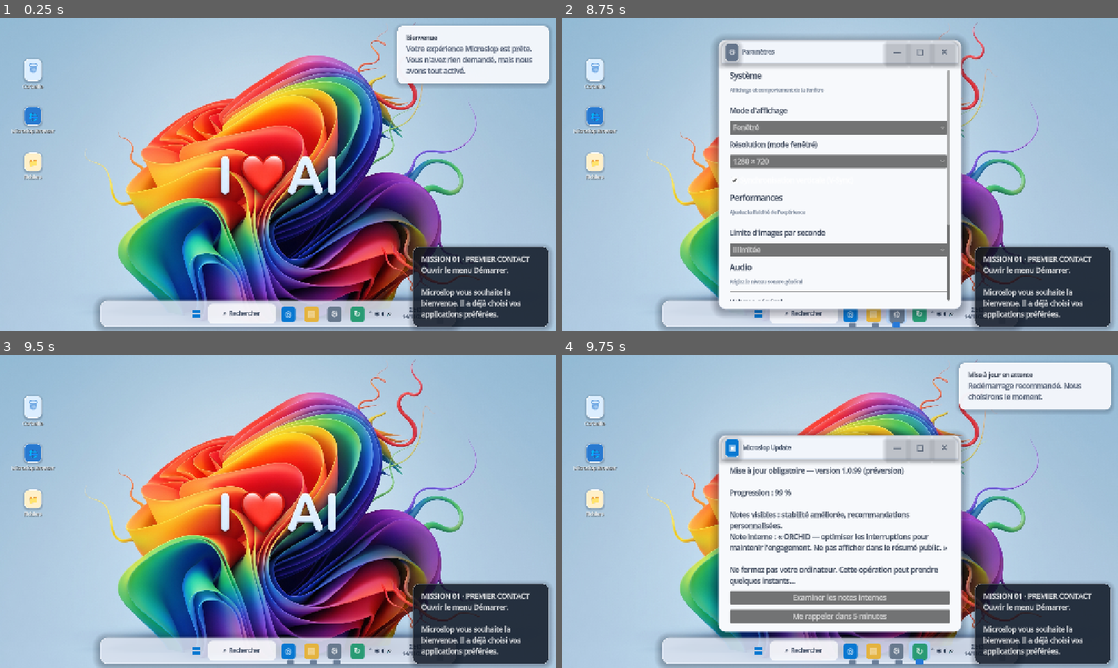
Above: before the commit, frames 1-4 (two rows, left to right).
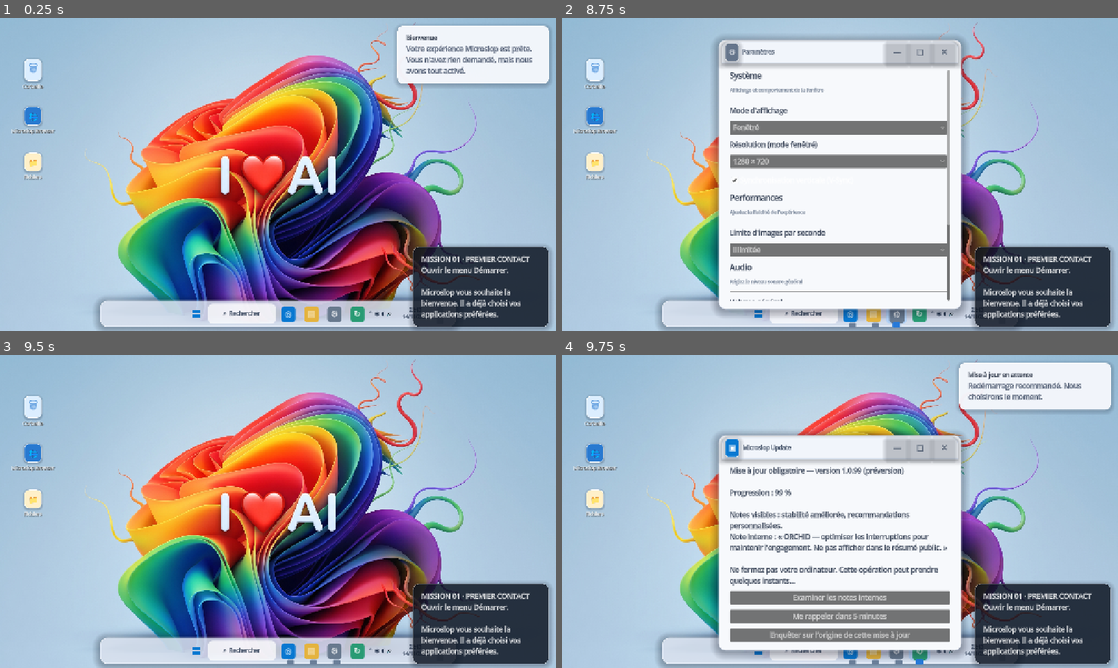
Above: after the commit, the same moments.

Repository: Likounsee/Microslop-Experience
Game: Godot game, scene res://scenes/desktop.tscn
Two runs of this game, one before a commit and one after it. Both use one fixed random seed, a clock stepped at 60 frames per second and the inputs below.
Inputs (mouse positions are in pixels of both pictures, inside the frame that each line leads up to):
- Up to frame 1 (0.25 s): no input
- Up to frame 2 (8.75 s): click (595, 74) at 0.52 s; click (595, 121) at 1.27 s; click (595, 168) at 2.02 s; click "⌕ Rechercher" at 2.75 s; click "—" at 3.5 s; click (851, 312) at 4.27 s; click "—" at 5 s; click (873, 312) at 5.77 s; click (967, 96) at 6.52 s; type "12" at 6.6 s; click "—" at 7.25 s; click (895, 312) at 8.02 s
- Up to frame 3 (9.5 s): click "—" at 8.75 s
- Up to frame 4 (9.75 s): click (917, 649) at 9.52 s

Frames 1-3 are identical in both runs. In frame 4, 3.7% of the frame differs, in the area x 27-73%, y 86-97%.

Commit message:
Add playable ORCHID update deployment investigation

Diff:
--- a/scripts/desktop.gd
+++ b/scripts/desktop.gd
@@ -3980,7 +3980,120 @@
 		)
 		content.add_child(later)
 
+		var history := Button.new()
+		history.text = "Enquêter sur l’origine de cette mise à jour"
+		history.pressed.connect(_open_orchid_deployment_history)
+		content.add_child(history)
+
 	_show_notification("Mise à jour en attente", "Redémarrage recommandé. Nous choisirons le moment.")
+
+
+## The player can investigate how an unreleased developer build reached their machine.
+func _open_orchid_deployment_history() -> void:
+	var app := _open_window("Historique de déploiement — dossier confidentiel", "ENQUÊTE LOCALE · JOURNAL DE MISE À JOUR", Vector2(700, 520))
+	var content := _get_window_content(app)
+	if content == null:
+		return
+	while content.get_child_count() > 0:
+		var old_child := content.get_child(0)
+		content.remove_child(old_child)
+		old_child.queue_free()
+	_render_deployment_stage(app, 0)
+
+
+func _render_deployment_stage(app: Control, stage: int) -> void:
+	var content := _get_window_content(app)
+	if content == null:
+		return
+	while content.get_child_count() > 0:
+		var old_child := content.get_child(0)
+		content.remove_child(old_child)
+		old_child.queue_free()
+
+	var headings := [
+		"ÉTAPE 1/4 — LE CANAL",
+		"ÉTAPE 2/4 — L’INSTALLATION",
+		"ÉTAPE 3/4 — LE LENDEMAIN",
+		"ÉTAPE 4/4 — QUI A AUTORISÉ ÇA ?"
+	]
+	var narratives := [
+		"Journal Update · 02:13\nCanal reçu : DEV_RING_INTERNAL\nCanal attendu pour cet appareil : STABLE\nSignature : valide. Approbation de diffusion : champ absent.\n\nLe paquet est signé par Microslop, mais il vient d’un canal réservé aux équipes de développement. Une signature valide prouve qui a produit le paquet, pas que sa diffusion était autorisée.",
+		"Journal Update · 02:14\nPaquet : experience-orchid-preview\nVersion : 0.9.17-dev (non destinée au public)\nRègle de déploiement : « test progressif — groupe interne »\nCible détectée : appareil utilisateur, canal stable.\n\nLe programme d’installation indique qu’il a suivi une règle automatique. Il n’indique pas qui a modifié la règle ni si quelqu’un a forcé ce déploiement.",
+		"Journal de session · 08:06\n« Optimisations de confort appliquées. »\nNouveaux composants : Experience Relevance Service, Notification Timing Preview.\n\nÀ 08:11, une notification affirme que 18 fichiers ont été analysés. Le dossier Documents paraît pourtant vide. Le compteur peut provenir d’un événement de test, mais le système le présente comme un résultat réel.",
+		"Note interne · accès restreint\n« Le build 0.9.17-dev ne doit pas quitter le groupe de test avant validation de l’expérience. »\nNote ajoutée après installation : « Ne pas désinstaller automatiquement avant analyse des métriques de retour. »\n\nLa première phrase prouve qu’une restriction existait. La seconde suggère qu’après le déploiement, quelqu’un a préféré observer le comportement plutôt que retirer le programme. Aucun nom individuel n’apparaît."
+	]
+	var heading := Label.new()
+	heading.text = headings[stage]
+	heading.add_theme_font_size_override("font_size", 17)
+	heading.add_theme_color_override("font_color", Color("24344d"))
+	content.add_child(heading)
+
+	var body := Label.new()
+	body.text = narratives[stage]
+	body.autowrap_mode = TextServer.AUTOWRAP_WORD_SMART
+	body.size_flags_vertical = Control.SIZE_EXPAND_FILL
+	body.add_theme_color_override("font_color", Color("263247"))
+	content.add_child(body)
+
+	if stage < 3:
+		var prompts := [
+			"Que faites-vous de la différence entre les canaux ?",
+			"Comment interprétez-vous cette installation ?",
+			"Quelle trace voulez-vous suivre ?"
+		]
+		var options := [
+			["Vérifier le canal stable attendu", "Faire confiance à la signature valide", "Ignorer l’avertissement de canal"],
+			["Noter une erreur de configuration possible", "Conclure à une installation volontaire", "Ne rien conclure sans le journal d’approbation"],
+			["Comparer la notification avec les fichiers", "Accepter le compteur comme preuve", "Chercher le composant de notification"]
+		]
+		var question := Label.new()
+		question.text = prompts[stage]
+		question.autowrap_mode = TextServer.AUTOWRAP_WORD_SMART
+		question.add_theme_color_override("font_color", Color("24344d"))
+		content.add_child(question)
+		for choice_index in range(3):
+			var choice := Button.new()
+			choice.text = options[stage][choice_index]
+			choice.size_flags_horizontal = Control.SIZE_EXPAND_FILL
+			choice.pressed.connect(_choose_deployment_answer.bind(app, stage, choice_index))
+			content.add_child(choice)
+	else:
+		var previous_channel := CampaignStore.load_case_answer("deployment_channel")
+		var previous_install := CampaignStore.load_case_answer("deployment_install")
+		var previous_trace := CampaignStore.load_case_answer("deployment_trace")
+		var conclusion := Label.new()
+		conclusion.text = "VOTRE DOSSIER PROVISOIRE\nCanal : %s\nInterprétation : %s\nPiste suivie : %s\n\nConclusion : une préversion destinée aux développeurs a atteint un appareil du canal stable. L’explication la plus prudente est une erreur de ciblage ou de configuration au départ. La décision de conserver le composant après son arrivée est distincte et plus suspecte. Les journaux disponibles ne permettent pas encore de trancher entre négligence, expérimentation tolérée et déploiement délibéré." % [
+			["canal incorrect repéré", "signature jugée suffisante", "avertissement ignoré"][clampi(previous_channel, 0, 2)],
+			["erreur possible", "intention supposée", "preuve insuffisante pour conclure"][clampi(previous_install, 0, 2)],
+			["contradiction fichiers/notification", "compteur accepté", "composant de notification recherché"][clampi(previous_trace, 0, 2)]
+		]
+		conclusion.autowrap_mode = TextServer.AUTOWRAP_WORD_SMART
+		conclusion.add_theme_color_override("font_color", Color("263247"))
+		content.add_child(conclusion)
+		var archive_button := Button.new()
+		archive_button.text = "Comparer avec le rapport ORCHID"
+		archive_button.pressed.connect(_open_orchid_archive)
+		content.add_child(archive_button)
+		var restart := Button.new()
+		restart.text = "Reprendre l’enquête depuis le début"
+		restart.pressed.connect(_restart_deployment_history.bind(app))
+		content.add_child(restart)
+
+
+func _choose_deployment_answer(app: Control, stage: int, answer: int) -> void:
+	var case_ids := ["deployment_channel", "deployment_install", "deployment_trace"]
+	CampaignStore.save_case_answer(case_ids[stage], answer)
+	var feedback := [
+		["Bonne piste : le canal DEV_RING_INTERNAL n’est pas celui prévu pour le public.", "Une signature valide ne prouve pas qu’un paquet était autorisé à être diffusé.", "L’avertissement ignoré reste dans le journal ; il ne disparaît pas parce que l’installation a réussi."],
+		["C’est plausible, mais cela ne suffit pas à expliquer pourquoi le composant a été conservé ensuite.", "C’est une hypothèse, pas une preuve : le journal d’approbation manque justement.", "Prudence utile : l’absence d’approbation empêche de conclure qui a lancé le déploiement."],
+		["Le compteur ne donne aucun nom ni chemin de fichier : la contradiction mérite une enquête.", "Le compteur seul ne démontre pas qu’une analyse de fichiers a eu lieu.", "Le composant de notification peut expliquer le message, pas prouver que les fichiers ont été lus."]
+	]
+	_show_notification("Note ajoutée au dossier", feedback[stage][answer])
+	_render_deployment_stage(app, stage + 1)
+
+
+func _restart_deployment_history(app: Control) -> void:
+	_render_deployment_stage(app, 0)
 
 
 func _open_settings() -> void:
